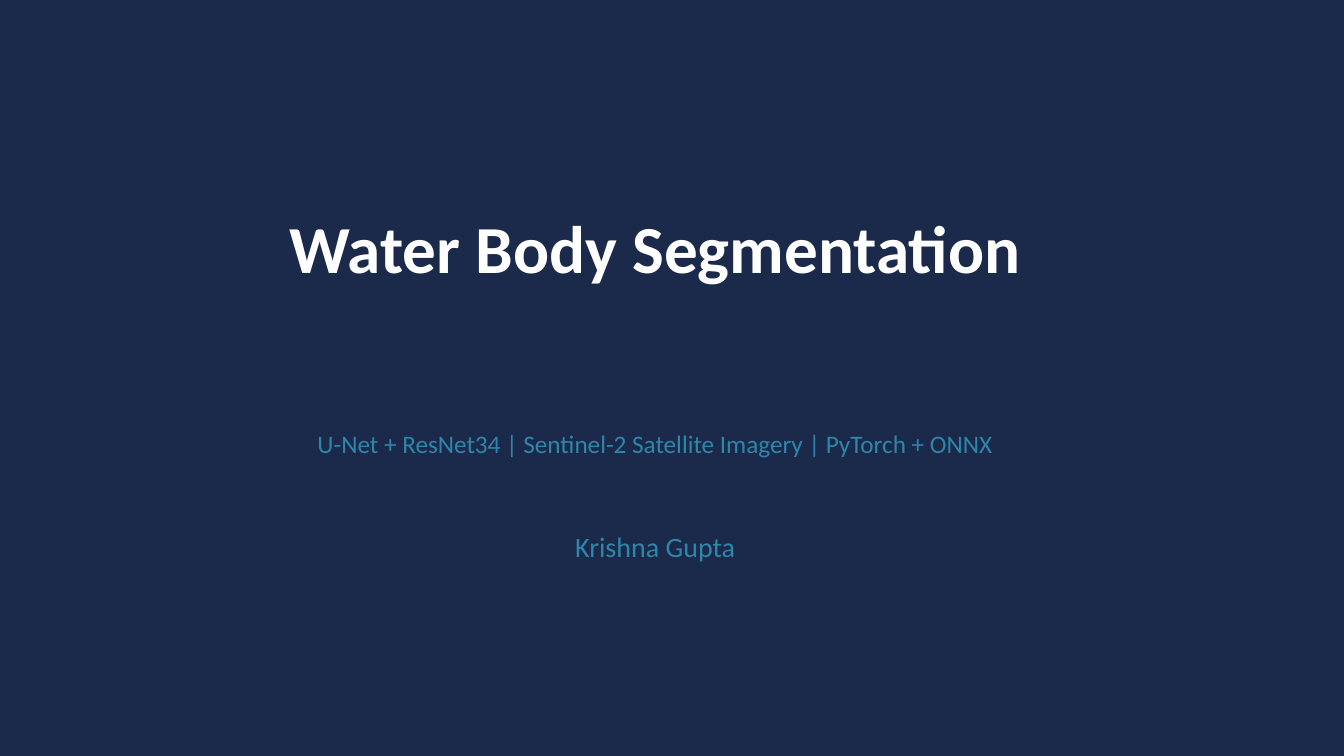
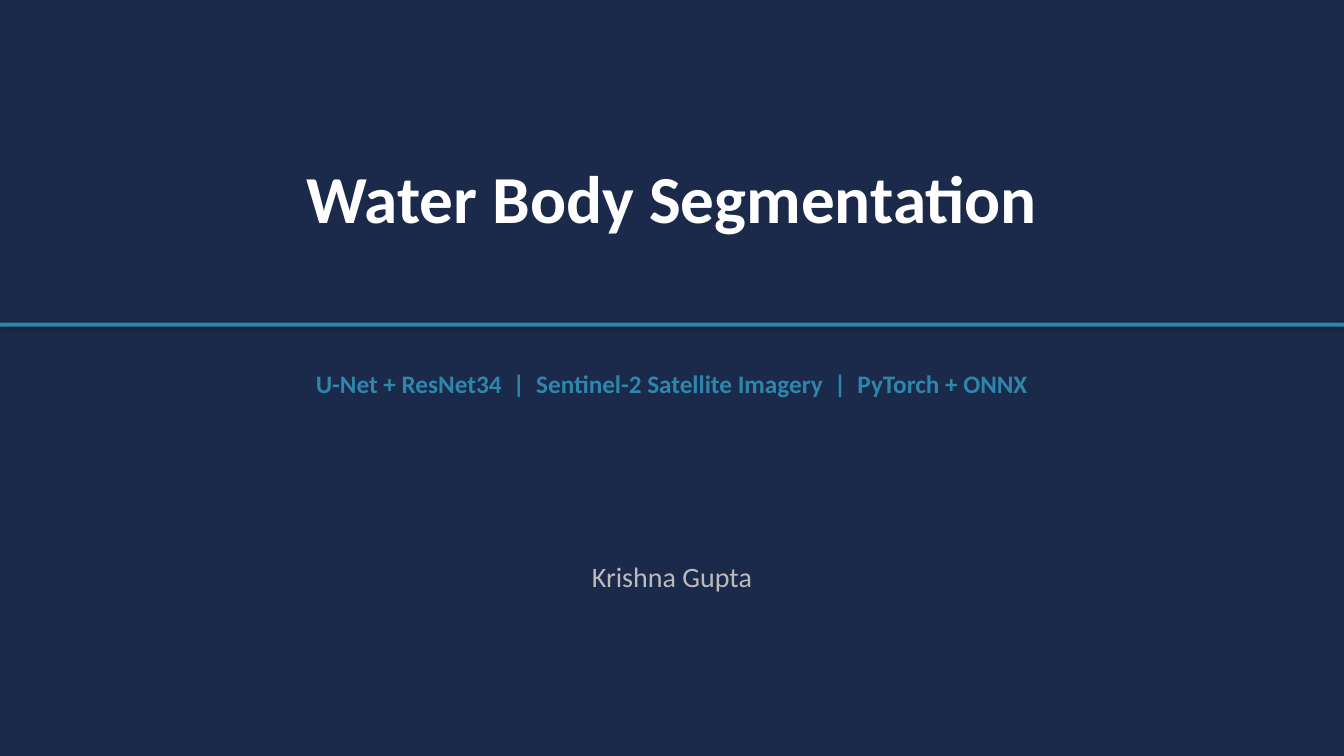
Before and after one commit to Angelgupta13/water-segementation, a slide deck: slide 1 of presentation.pptx. Drawn at 1344x756 pixels with LibreOffice and Linux fonts; fonts in the diff are those of the drawing. Boxes give left, top, right and bottom in pixels: in the first picture for what was removed or moved away, otherwise in the second. Text is boxed around its words. In the diff, an @@ line names an element or a change of style, - is before the commit and + after.

```diff
--- a/presentation.pptx
+++ b/presentation.pptx
@@ text "Water Body Segmentation": place and size @@
-text "Water Body Segmentation" at bbox=[289, 225, 1020, 285]
+text "Water Body Segmentation" at bbox=[306, 175, 1037, 235]
@@ rectangle added at bbox=[0, 323, 1344, 327], fill #2E86AB @@
@@ text "U-Net + ResNet34 | Sentinel-2 ...": place and size @@
-text "U-Net + ResNet34 | Sentinel-2 ..." at bbox=[317, 435, 992, 457]
+text "U-Net + ResNet34 | Sentinel-2 ..." at bbox=[316, 375, 1027, 397]
@@ text "U-Net + ResNet34 | Sentinel-2 ..." at bbox=[316, 375, 1027, 397]: bold on @@
@@ text "Krishna Gupta": place and size @@
-text "Krishna Gupta" at bbox=[575, 537, 736, 562]
+text "Krishna Gupta" at bbox=[592, 567, 752, 592]
@@ text "Krishna Gupta" at bbox=[592, 567, 752, 592]: text colour #2E86AB to #BBBBBB @@
```
Also in this commit, not shown: 6 other slides changed, 1 slide added, 1 slide removed, 4 other files.
